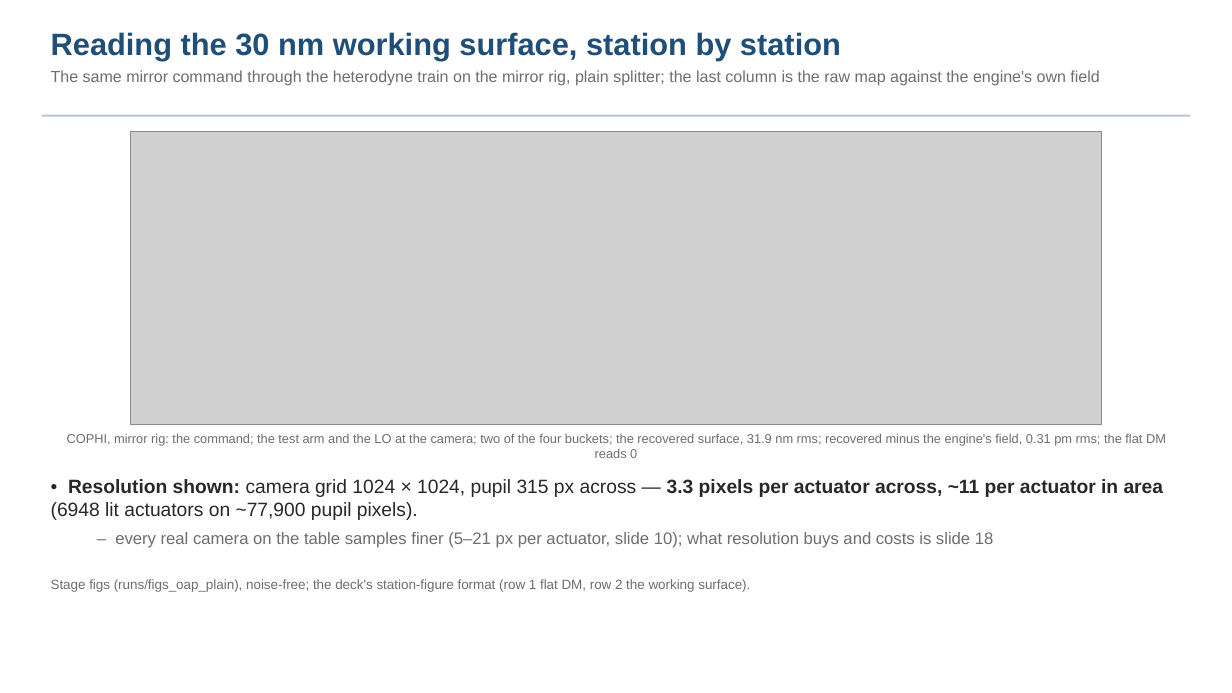
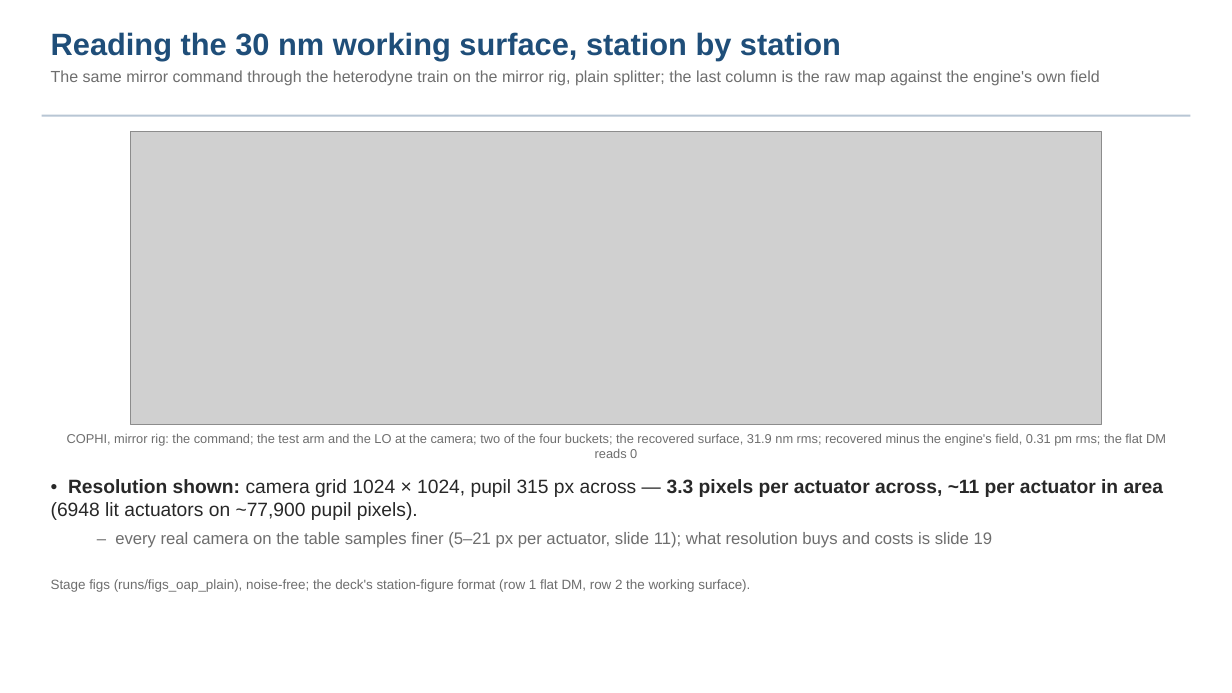
Before and after one commit to nasa-jpl/macos, a slide deck: slide 10 of demo_session/deck_cophi.pptx (slide 9 before the commit). Drawn at 1232x693 pixels with LibreOffice and Linux fonts; fonts in the diff are those of the drawing; grey boxes stand for pictures. Boxes give left, top, right and bottom in pixels: in the first picture for what was removed or moved away, otherwise in the second. Text is boxed around its words. In the diff, an @@ line names an element or a change of style, - is before the commit and + after.

```diff
--- a/demo_session/deck_cophi.pptx
+++ b/demo_session/deck_cophi.pptx
@@ text at [115, 532, 993, 548]: text changed @@
-– every real camera on the table samples finer (5–21 px per actuator, slide 10); what resolution buys and costs is slide 18
+– every real camera on the table samples finer (5–21 px per actuator, slide 11); what resolution buys and costs is slide 19
```
Also in this commit, not shown: 5 other slides changed, 1 slide added, 6 other files.
